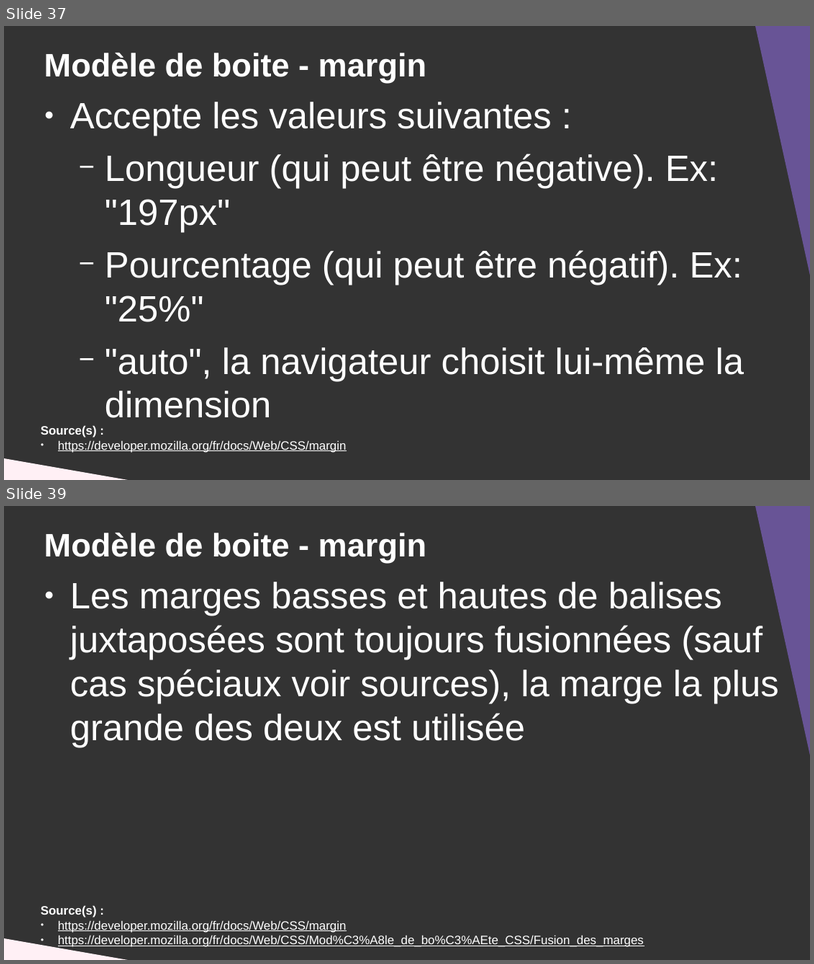
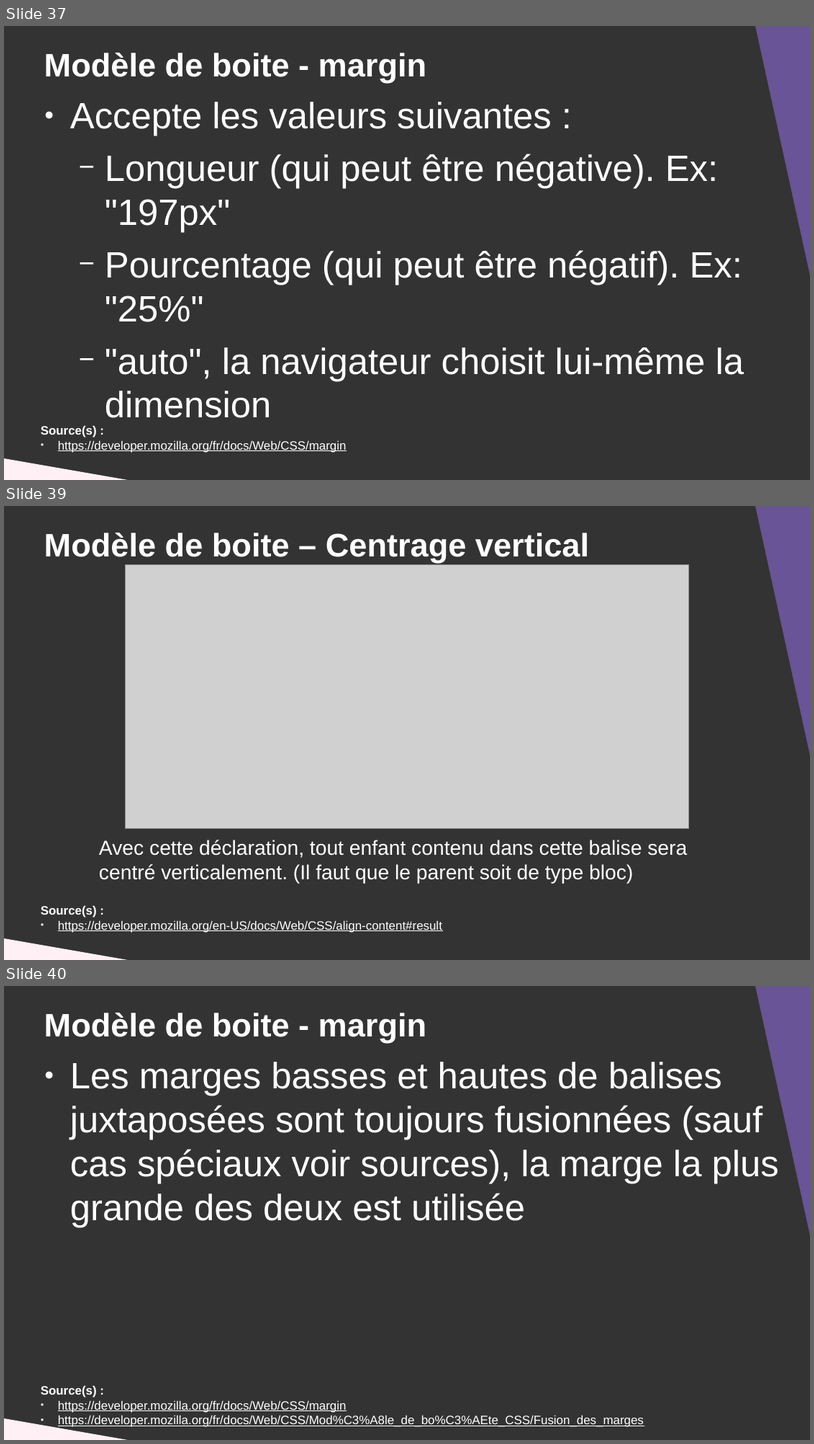
Before and after one commit to DanYellow/cours, a slide deck: integration-web-s1/travaux-pratiques/numero-5/presentation.odp. Shown one above the other, each under a label of ours: slides 37 and 39 before the commit, slides 37, 39 and 40 after it; the slides between them are not shown. The pictures are 814x964 and 814x1444 pixels, drawn with LibreOffice and Linux fonts; fonts in the diff are those of the drawing; grey boxes stand for pictures. Boxes give left, top, right and bottom in pixels: in the first picture for what was removed or moved away, otherwise in the second. Text is boxed around its words. In the diff, an @@ line names an element or a change of style, - is before the commit and + after.

```diff
--- a/integration-web-s1/travaux-pratiques/numero-5/presentation.odp
+++ b/integration-web-s1/travaux-pratiques/numero-5/presentation.odp
@@ slide 39 added at [4, 506, 810, 960], background #333333 @@
@@ right triangle added at [748, 506, 810, 780], fill #685496 @@
@@ title added at [44, 533, 589, 562], 32 pt, text #FFFFFF, bold @@
+Modèle de boite – Centrage vertical
@@ picture added at [126, 564, 689, 829] @@
@@ title added at [99, 839, 687, 883], 20 pt, text #FFFFFF @@
+Avec cette déclaration, tout enfant contenu dans cette balise sera centré verticalement. (Il faut que le parent soit de type bloc)
@@ text added at [41, 905, 442, 932], 12 pt, text #FFFFFF, underline @@
+Source(s) :
+● https://developer.mozilla.org/en-US/docs/Web/CSS/align-content#result
@@ right triangle added at [4, 928, 453, 960], fill #FFF0F5 @@
@@ what was slide 39 is now slide 40 @@
```
Also in this commit, not shown: 1 slide changed, 1 other file.
